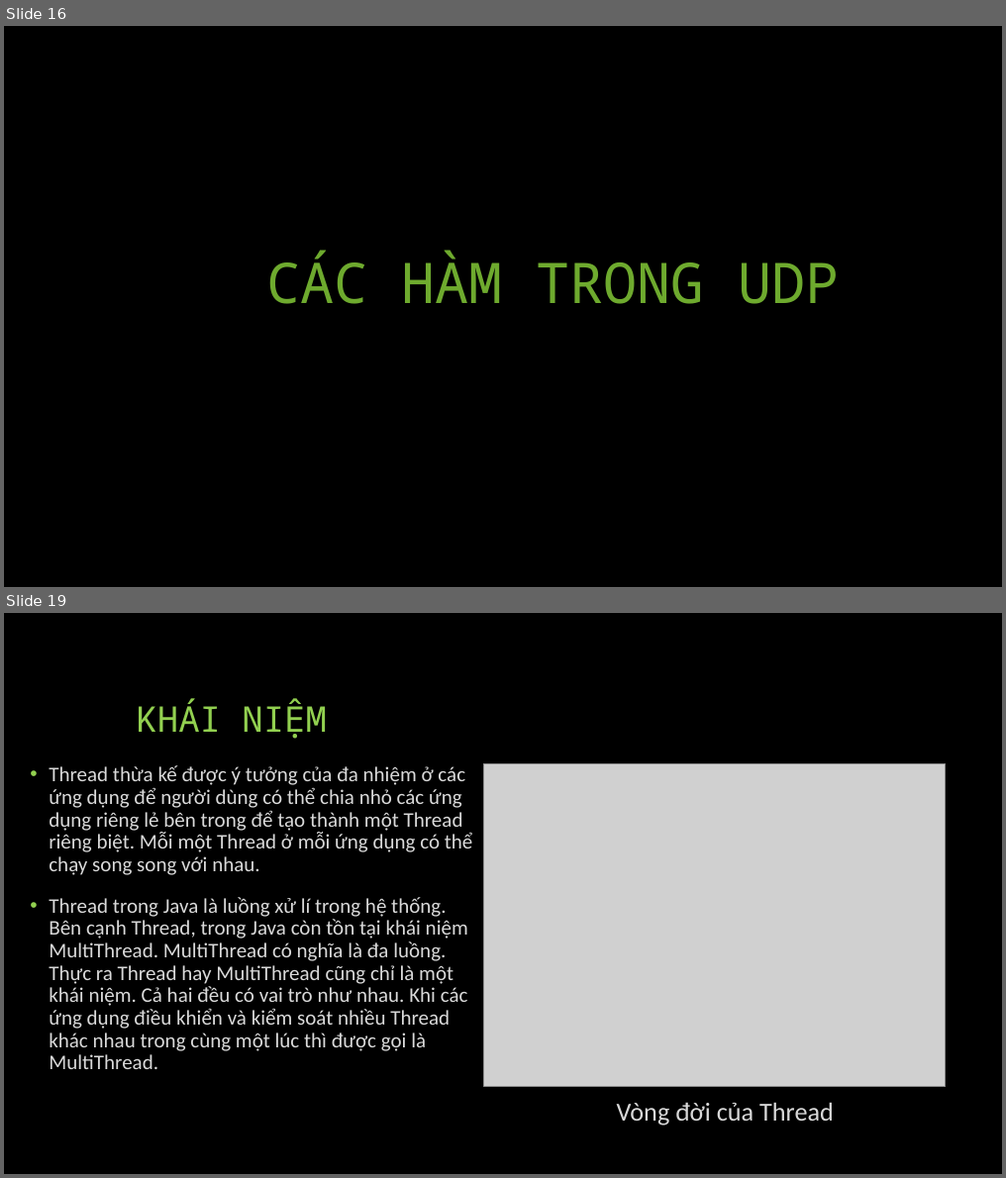
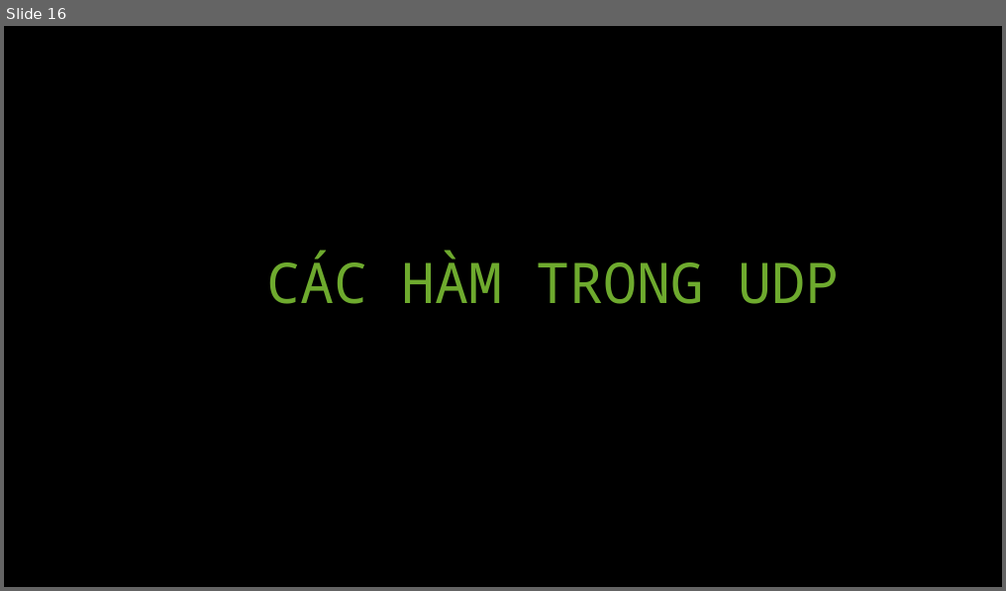
Before and after one commit to levynguyen/network-programming, a slide deck: ThuyettrinhDoAn.pptx. Shown one above the other, each under a label of ours: slides 16 and 19 before the commit, slide 16 after it; the slides between them are not shown. The pictures are 1006x1178 and 1006x591 pixels, drawn with LibreOffice and Linux fonts; fonts in the diff are those of the drawing; grey boxes stand for pictures. Boxes give left, top, right and bottom in pixels: in the first picture for what was removed or moved away, otherwise in the second. Text is boxed around its words. In the diff, an @@ line names an element or a change of style, - is before the commit and + after.

```diff
--- a/ThuyettrinhDoAn.pptx
+++ b/ThuyettrinhDoAn.pptx
@@ slide 19 removed at [4,613,1002,1174], background #000000 @@
@@ title removed at [137,699,327,739] @@
-KHÁI NIỆM
@@ text removed at [49,765,473,1069] @@
-• Thread thừa kế được ý tưởng của đa nhiệm ở các ứng dụng để người dùng có thể chia nhỏ các ứng dụng riêng lẻ bên trong để tạo thành một Thread riêng biệt. Mỗi một Thread ở mỗi ứng dụng có thể chạy song song với nhau.
-• Thread trong Java là luồng xử lí trong hệ thống. Bên cạnh Thread, trong Java còn tồn tại khái niệm MultiThread. MultiThread có nghĩa là đa luồng. Thực ra Thread hay MultiThread cũng chỉ là một khái niệm. Cả hai đều có vai trò như nhau. Khi các ứng dụng điều khiển và kiểm soát nhiều Thread khác nhau trong cùng một lúc thì được gọi là MultiThread.
@@ picture removed at [484,764,945,1087] @@
@@ text removed at [617,1102,834,1126] @@
-Vòng đời của Thread
```
Also in this commit, not shown: 8 other slides removed.
